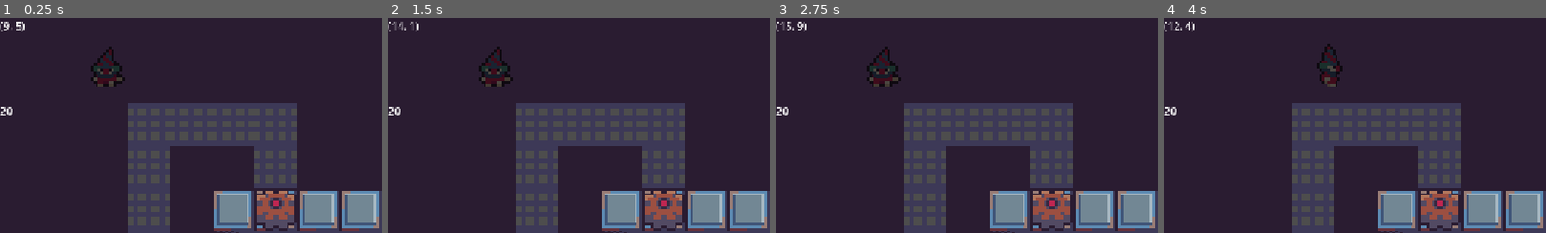
Above: before the commit, frames 1-4 (left to right).
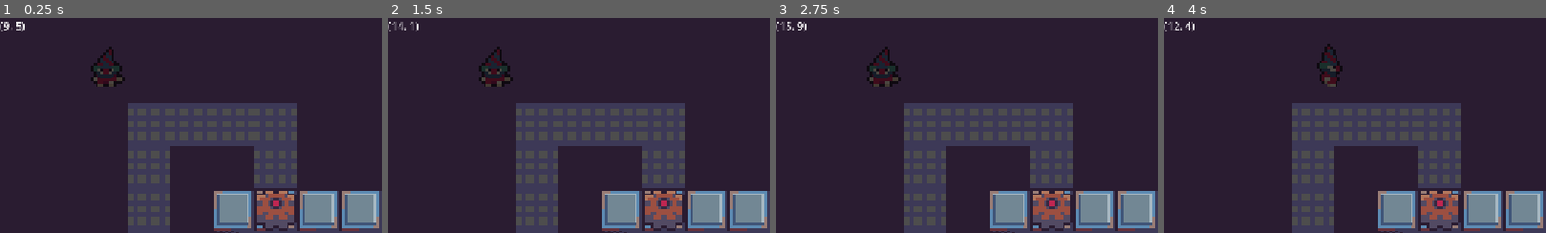
Above: after the commit, the same moments.

Repository: aughckt/spin-to-win
Game: Godot game, scene res://structure/level_manager.tscn
The game is run twice, just before and just after one commit, with the same random seed, the same clock (stepped at 60 frames per second) and the same inputs. The engine's default icon, where the game draws it, is replaced by a stand-in: a white triangle on a blue panel in a dark square.
Inputs (mouse positions are % of the whole screen's width and height, from its top left):
- Up to frame 1 (0.25 s): no input
- Up to frame 2 (1.5 s): click "Start Wave" at 0.5 s; click (82, 12) at 1.27 s
- Up to frame 3 (2.75 s): click "Pause" at 2 s
- Up to frame 4 (4 s): click "Continue" at 2.75 s; move the mouse to (72, 45) at 3.52 s; hold D (right) from 3.53 s (still down); hold Mouse wheel down (scroll_down) from 3.53 s (still down); click (72, 45) at 3.67 s
The pictures show only the part of the screen within x 0-50%, y 0-50%; the shares and areas given below are measured in that part.

The runs differ from the first frame. In frame 1, 0.1% of the frame differs, in the area x 0-4%, y 41-46%; in frame 2, 0.1%; in frame 3, 0.1%; in frame 4, 0.1%.

Commit message:
remove budget label

Diff:
--- a/environment/environment.gd
+++ b/environment/environment.gd
@@ -13,7 +13,6 @@
 @export var towers: Node2D
 @export var troopers: Node2D
 @export var coords_label: Label
-@export var budget_label: Label
 @export var budget: int = 20
 
 @export var hud: Hud
@@ -427,7 +426,6 @@
 func spend(credits: int) -> void:
 	budget -= credits
 	budget = max(budget, 0)
-	budget_label.text = str(budget)
 
 func place_tower(tile: Vector2i, test_only: bool = false) -> String:
 	match gear_kind_at(tile):
--- a/environment/environment.tscn
+++ b/environment/environment.tscn
@@ -179,7 +179,7 @@
 physics_layer_0/collision_mask = 0
 sources/0 = SubResource("TileSetAtlasSource_7uceq")
 
-[node name="Environment" type="Node2D" unique_id=123182581 node_paths=PackedStringArray("terrainmap", "tilemap", "gearmap", "gears", "underground_gears", "bullets", "towers", "troopers", "coords_label", "budget_label", "hud", "build_visual")]
+[node name="Environment" type="Node2D" unique_id=123182581 node_paths=PackedStringArray("terrainmap", "tilemap", "gearmap", "gears", "underground_gears", "bullets", "towers", "troopers", "coords_label", "hud", "build_visual")]
 script = ExtResource("1_wjl7u")
 terrainmap = NodePath("Terrain")
 tilemap = NodePath("ArrowTiles")
@@ -190,7 +190,6 @@
 towers = NodePath("Towers")
 troopers = NodePath("Troopers")
 coords_label = NodePath("DebugHUD/CoordsLabel")
-budget_label = NodePath("DebugHUD/BudgetLabel")
 hud = NodePath("HUD/HUD")
 build_visual = NodePath("BuildVisual")
 
@@ -227,11 +226,6 @@
 offset_right = 40.0
 offset_bottom = 23.0
 
-[node name="BudgetLabel" type="Label" parent="DebugHUD" unique_id=1520008432]
-offset_top = 128.0
-offset_right = 40.0
-offset_bottom = 151.0
-
 [node name="HUD" type="CanvasLayer" parent="." unique_id=1083079759]
 
 [node name="HUD" parent="HUD" unique_id=1114338 instance=ExtResource("6_ehb6n")]
